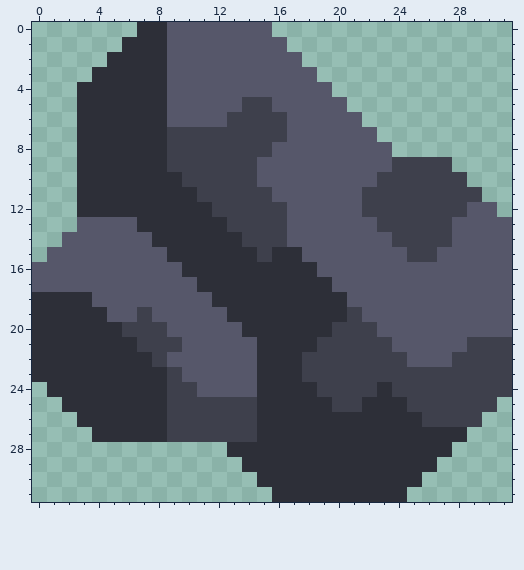
Two versions of one pixel-art sprite, assets/sprites/items/vanstar-basalt.png. Above is the file before it was changed.
The file is 32x32 pixels.
Once edited:
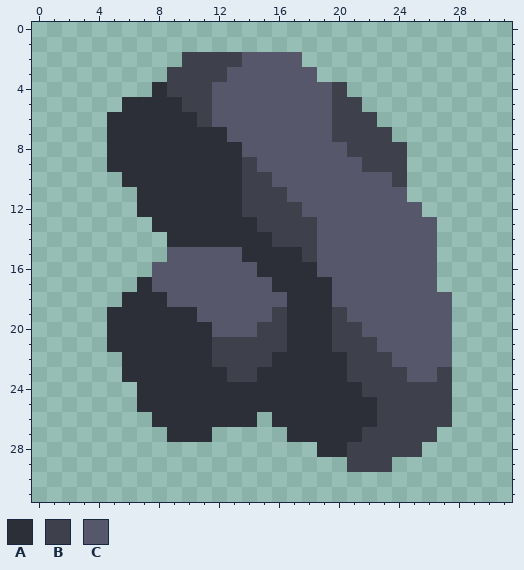
Palette (. is transparent): A #2d2f38  B #3e404c  C #56576a
The exact change:
Changed rows in their new state; - is an unchanged pixel.
first column x 0:
 0 -------.........----------------
 1 ------...........---------------
 2 -----.....BBBB------------------
 3 ----.....BBBB-------------------
 4 ---.....-BBB--------B-----------
 5 ---...---ABB--CC----BB----------
 6 ---..----AAB-CCCC---BBB---------
 7 ---..----AAAACCCC---BBBB--------
 8 ---..----AAAAACC-----BBBB-------
 9 ---..----AAAAA--------BB-...----
10 ---...----AAAA-B-------C-....---
11 ---....----AAA--B-----CCC.....--
12 ---....-----AA---B----CCCC.....-
13 ---.....-----AA--BB----CCCC.....
14 --.......-----AA-BB-----CCC.....
15 -........CCCCC-A--B------CC.....
16 ........--CCCCC------------.....
17 .......A---CCCCC-----------.....
18 ......AAA---CCCCC---C-------....
19 .....AAAAAA--CCCB---BC------....
20 .....-AAAAAA--CBB-----C-----....
21 .....--AAAAABBBBB--A---C----....
22 ......--AAAABBBB--AAA---C---....
23 ......---AAAABB---AAA----CC-....
24 -......--AAAAAA----AAA-B----....
25 --.....--AAAAAA-----AA-BB---...-
26 ---.....-AAAAAA.-------BBB--..--
27 ----.....AAA.....-----BBBBB..---
28 -------------......--BBBBB..----
29 --------------.......BBB...-----
30 ---------------...........------
31 ----------------.........-------
